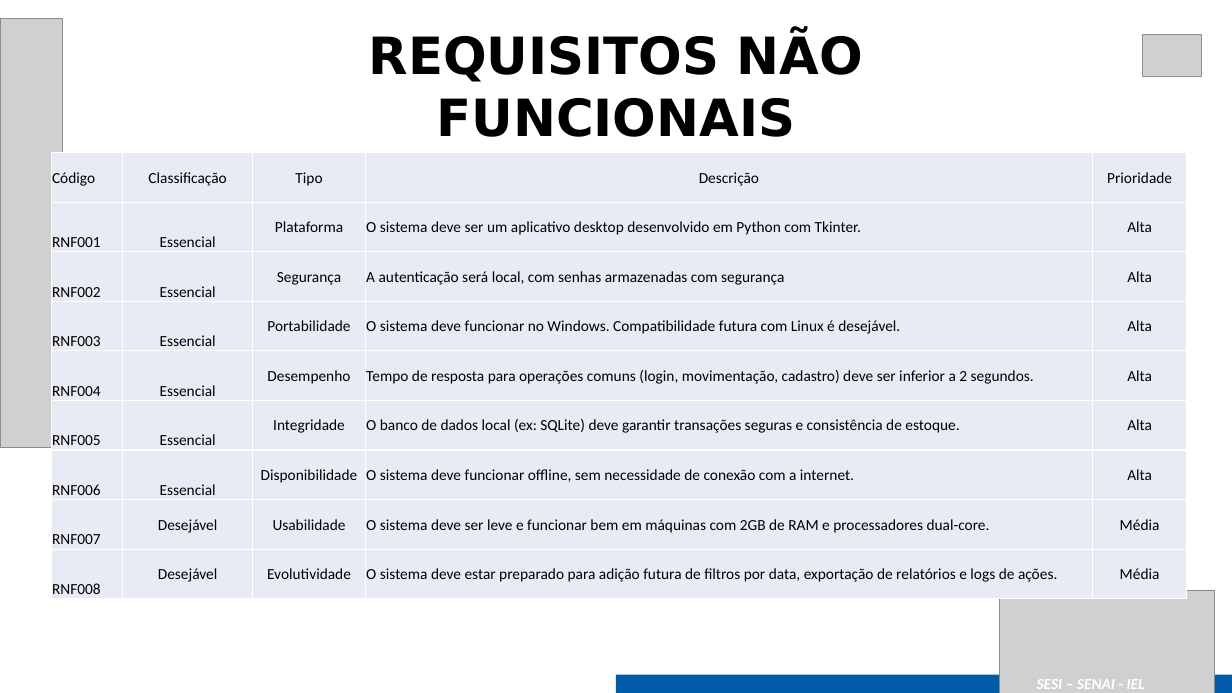
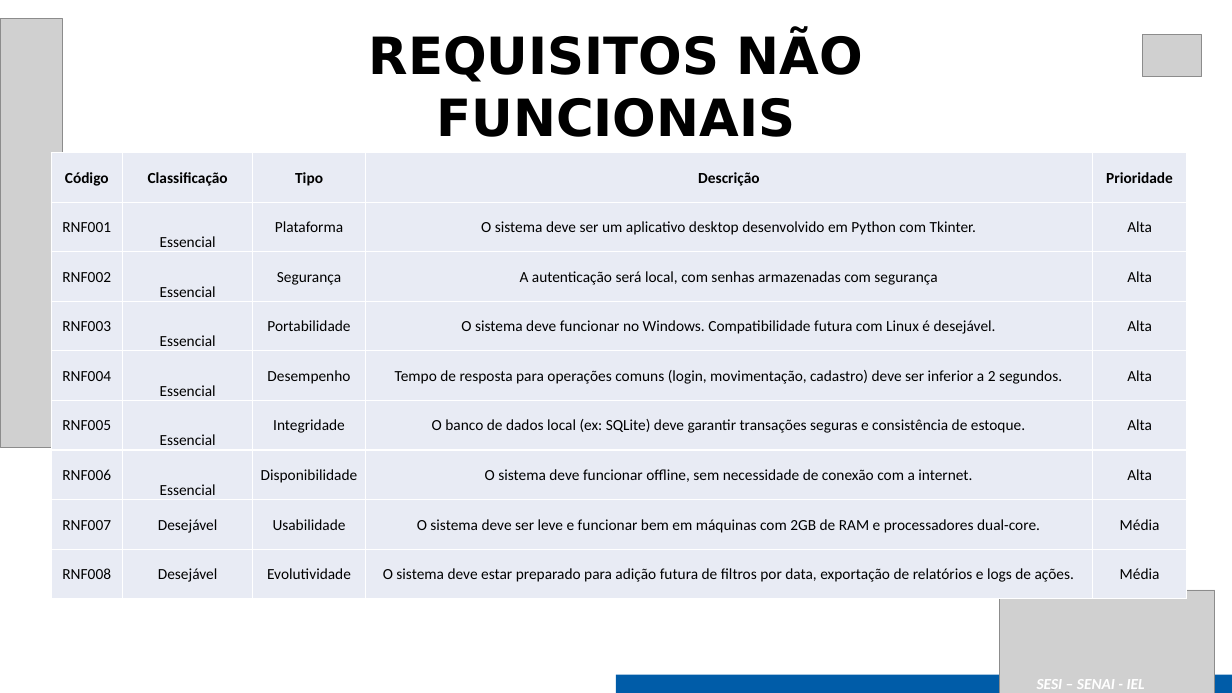
Before and after one commit to Caioairesd/Projeto-tbit-manager-estoque, a slide deck: slide 5 of Documentação/Slides/Modelagem do Sistema - TBit Manager.pptx (slide 4 before the commit). Drawn at 1232x693 pixels with LibreOffice and Linux fonts; fonts in the diff are those of the drawing; grey boxes stand for pictures. Boxes give left, top, right and bottom in pixels: in the first picture for what was removed or moved away, otherwise in the second. Text is boxed around its words. In the diff, an @@ line names an element or a change of style, - is before the commit and + after.

```diff
--- a/Documentação/Slides/Modelagem do Sistema - TBit Manager.pptx
+++ b/Documentação/Slides/Modelagem do Sistema - TBit Manager.pptx
@@ table at <box>51,152,1187,599</box> @@
@@ bold on in "Código", "Classificação", "Tipo", "Descrição" and 1 more places @@
@@ alignment left to centre @@
```
Also in this commit, not shown: 3 other slides changed, 1 slide added, 4 other files.
